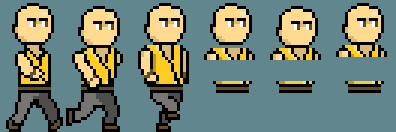
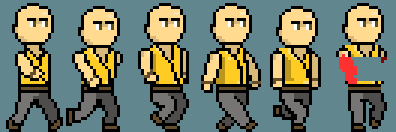
Comparing the layer stacks of the two 396×132 images. Changes:
painted on "Char6" over (x1=339, y1=54, x2=387, y2=132)
painted on "Char5" over (x1=270, y1=48, x2=321, y2=132)
painted on "Char4" over (x1=201, y1=45, x2=261, y2=132)
painted on "Char3" over (x1=144, y1=45, x2=189, y2=132)
painted on "Char2" over (x1=81, y1=48, x2=117, y2=105)
painted on "Char1" over (x1=18, y1=87, x2=51, y2=90)
